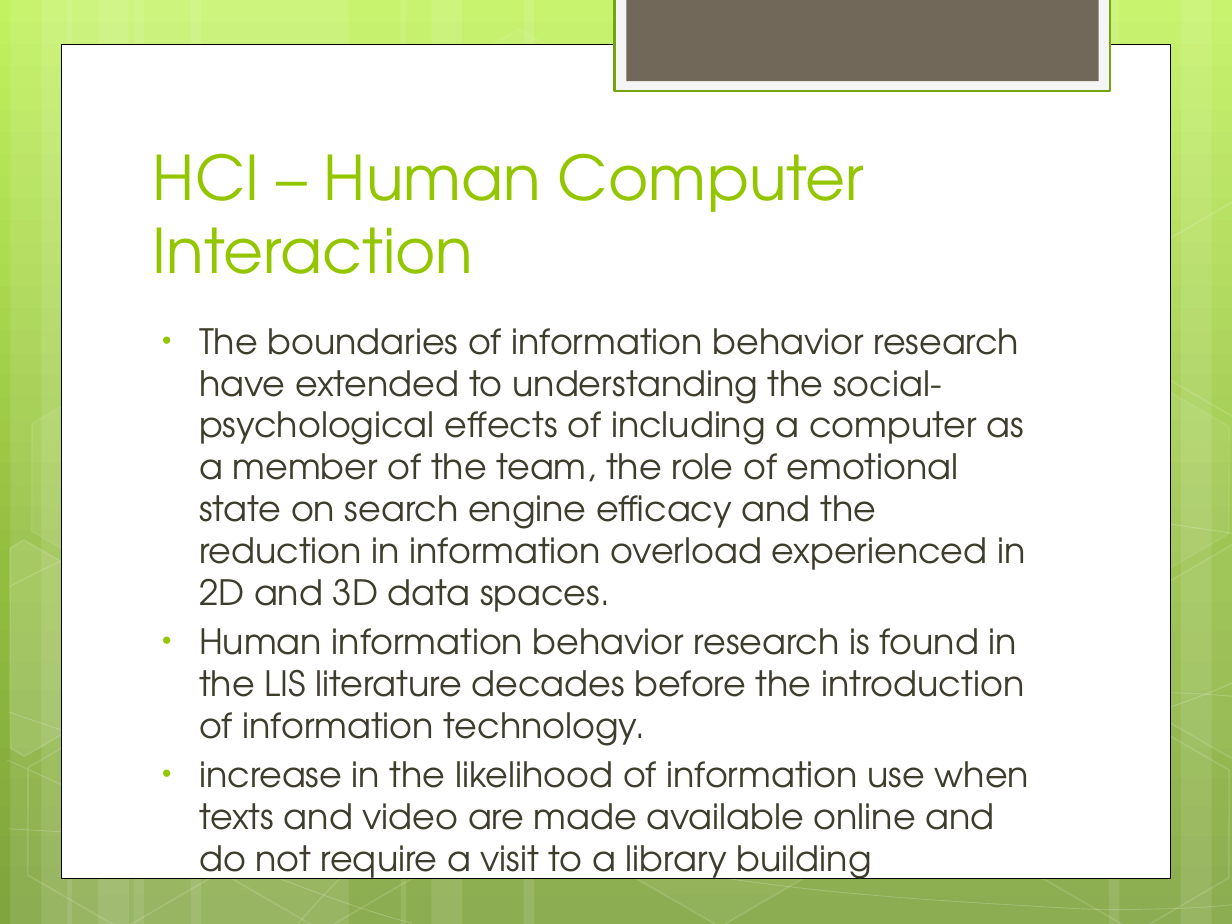
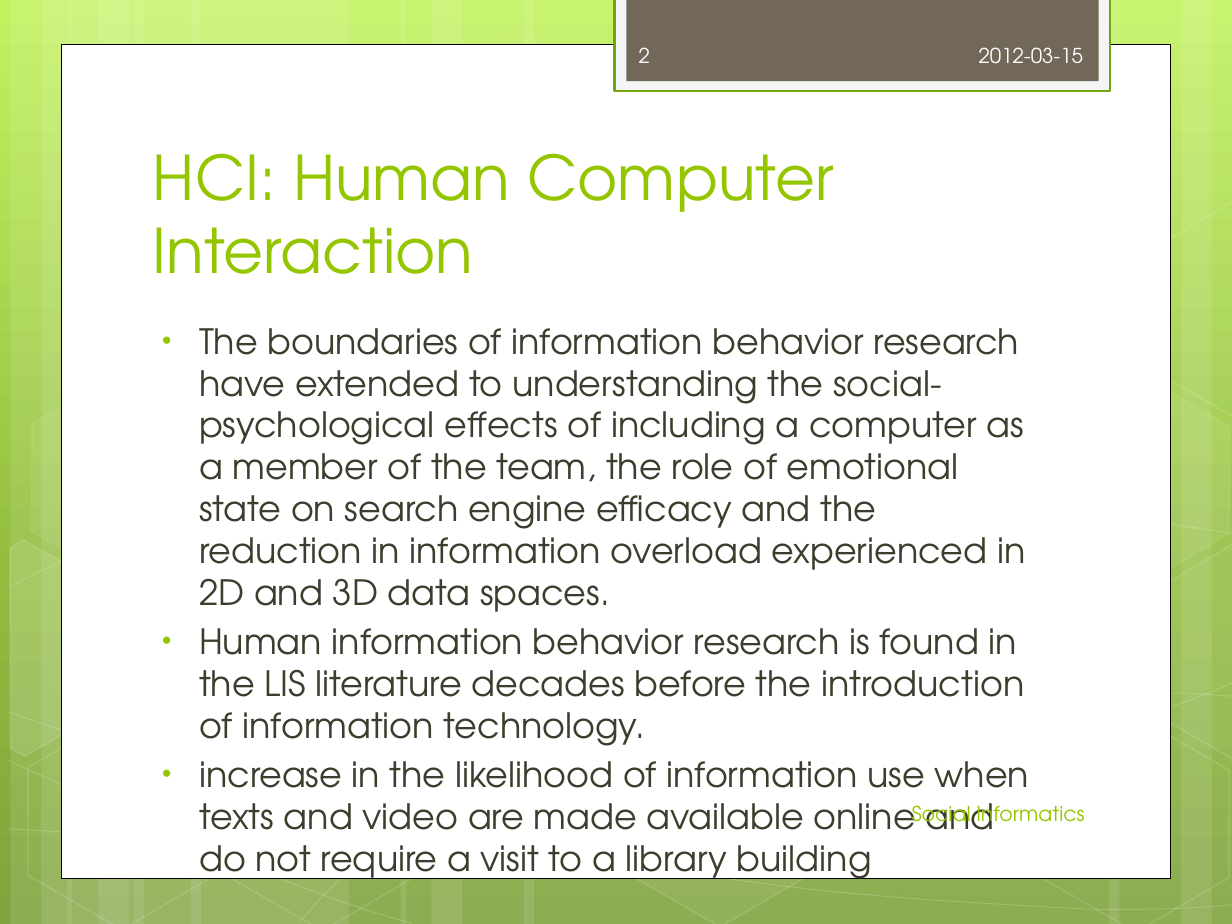
Before and after one commit to jrehwaldt/UT-12SS-Social-Informatics, a slide deck: slide 2 of 2012-03-12_Aleksandra Kurbatova_Jan Rehwaldt_Human-Computer Interaction.pptx. Drawn at 1232x924 pixels with LibreOffice and Linux fonts; fonts in the diff are those of the drawing. Boxes give left, top, right and bottom in pixels: in the first picture for what was removed or moved away, otherwise in the second. Text is boxed around its words. In the diff, an @@ line names an element or a change of style, - is before the commit and + after.

```diff
--- a/2012-03-12_Aleksandra Kurbatova_Jan Rehwaldt_Human-Computer Interaction.pptx
+++ b/2012-03-12_Aleksandra Kurbatova_Jan Rehwaldt_Human-Computer Interaction.pptx
@@ page number added at bbox=[639, 47, 650, 63], 12 pt, text #FEFEFE @@
+2
@@ text added at bbox=[979, 47, 1083, 63], 12 pt, text #FEFEFE @@
+2012-03-15
@@ title at bbox=[153, 153, 833, 274]: text changed @@
-HCI – Human Computer Interaction
+HCI: Human Computer Interaction
@@ text added at bbox=[912, 805, 971, 830], 12 pt, text #94C600 @@
+Social Informatics
```
Also in this commit, not shown: 4 other slides changed, 4 slides added, 2 slides removed.
